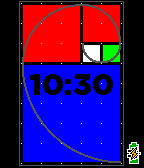
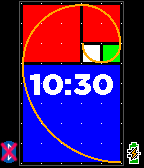
Layer changes from the first (144, 168) image to the second:
added layer "Bluetooth disconnect" in group "Vertical" over box(0, 141, 18, 163)
added layer "Bluetooth" in group "Vertical" over box(2, 141, 16, 163)
painted on "10:30" over box(30, 74, 113, 95)
painted on "Curve" over box(22, 4, 121, 163)
